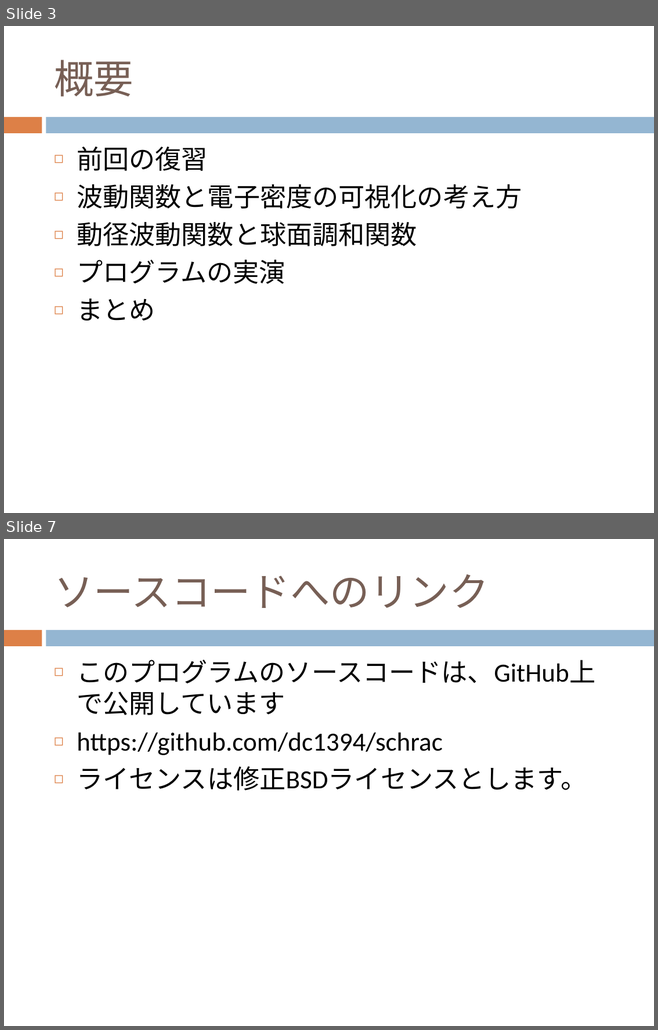
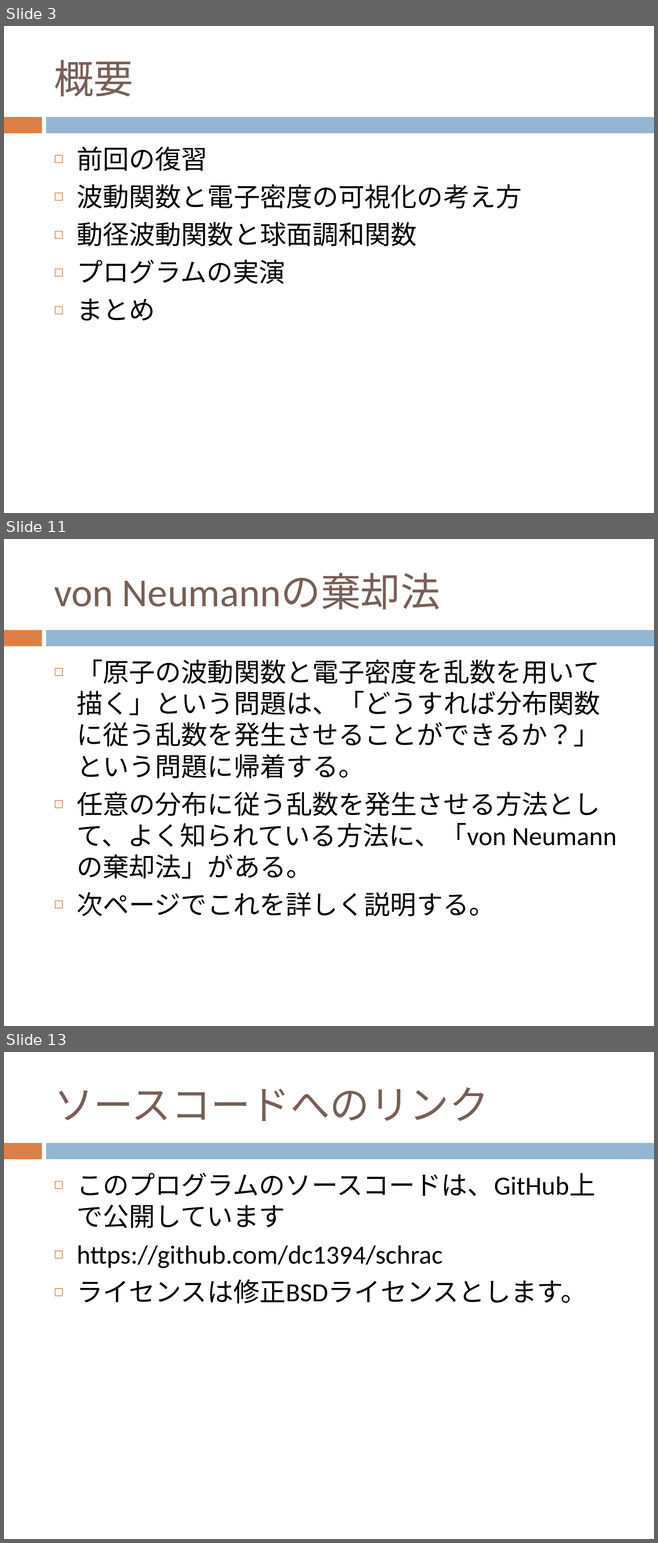
Before and after one commit to dc1394/fukui_sono3, a slide deck: 福井技術者の集い その3 発表資料スライド.pptx. Shown one above the other, each under a label of ours: slides 3 and 7 before the commit, slides 3, 11 and 13 after it; the slides between them are not shown. The pictures are 658x1030 and 658x1543 pixels, drawn with LibreOffice and Linux fonts; fonts in the diff are those of the drawing. Boxes give left, top, right and bottom in pixels: in the first picture for what was removed or moved away, otherwise in the second. Text is boxed around its words. In the diff, an @@ line names an element or a change of style, - is before the commit and + after.

```diff
--- a/福井技術者の集い その3 発表資料スライド.pptx
+++ b/福井技術者の集い その3 発表資料スライド.pptx
@@ slide 11 added at (x1=4, y1=539, x2=654, y2=1026), background #FFFFFF; not listed: 2 template elements that a slide beside it also shows @@
@@ title added at (x1=54, y1=573, x2=440, y2=610), 44 pt, text #775F55 @@
+von Neumannの棄却法
@@ text added at (x1=76, y1=660, x2=600, y2=917), 29 pt, text #000000 @@
+◻ 「原子の波動関数と電子密度を乱数を用いて描く」という問題は、「どうすれば分布関数に従う乱数を発生させることができるか？」という問題に帰着する。
+◻ 任意の分布に従う乱数を発生させる方法として、よく知られている方法に、「von Neumannの棄却法」がある。
+◻ 次ページでこれを詳しく説明する。
@@ what was slide 7 is now slide 13 @@
```
Also in this commit, not shown: 2 slides changed, 5 other slides added, 4 other files.
